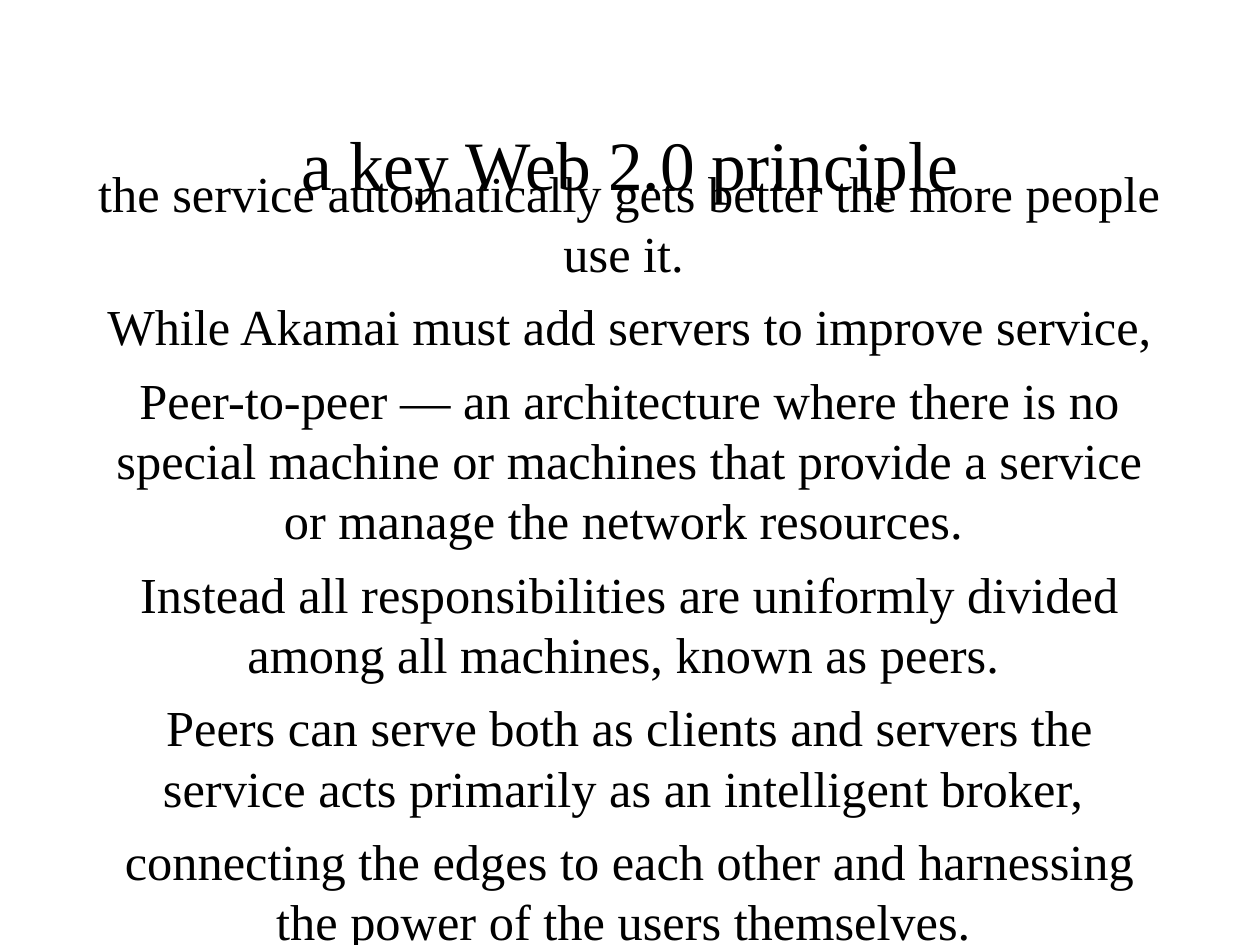
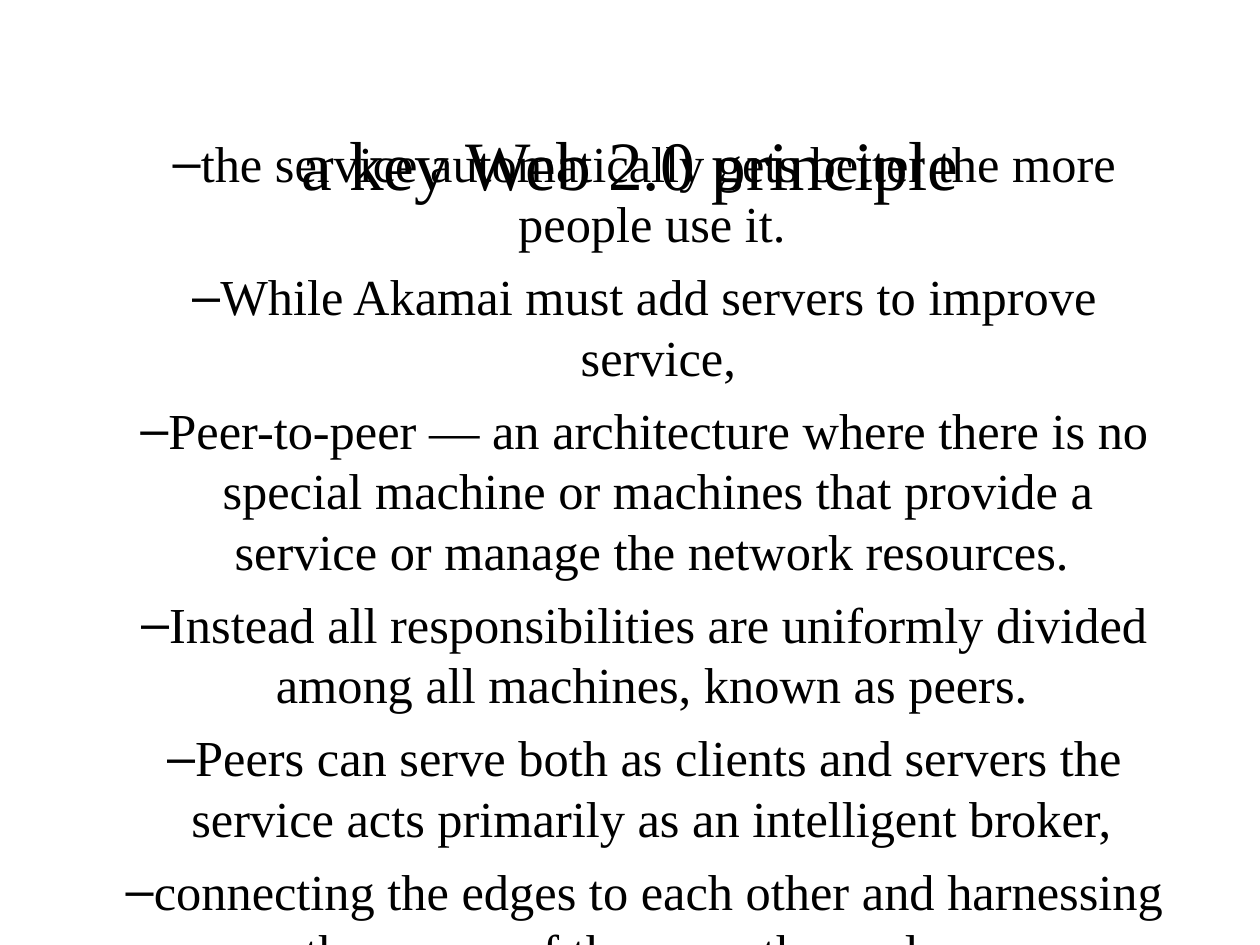
Before and after one commit to mariuz/firetube, a slide deck: slide 11 of docs/Firetube.odp. Drawn at 1260x945 pixels with LibreOffice and Linux fonts; fonts in the diff are those of the drawing. Boxes give left, top, right and bottom in pixels: in the first picture for what was removed or moved away, otherwise in the second. Text is boxed around its words. In the diff, an @@ line names an element or a change of style, - is before the commit and + after.

```diff
--- a/docs/Firetube.odp
+++ b/docs/Firetube.odp
@@ subtitle "the service automatically gets better ..." at (154,142,1163,921): bullet none to –; list level 1 to 2 in "the service automatically gets better ..."; list level 1 to 2 in "While Akamai must add servers ..."; list level 1 to 2 in "Peer-to-peer — an architecture where ..."; list level 1 to 2 in "Instead all responsibilities are uniformly ..."; list level 1 to 2 in "Peers can serve both as ..."; list level 1 to 2 in "connecting the edges to each ..." @@
```
Also in this commit, not shown: 2 slides added, 1 slide removed.
